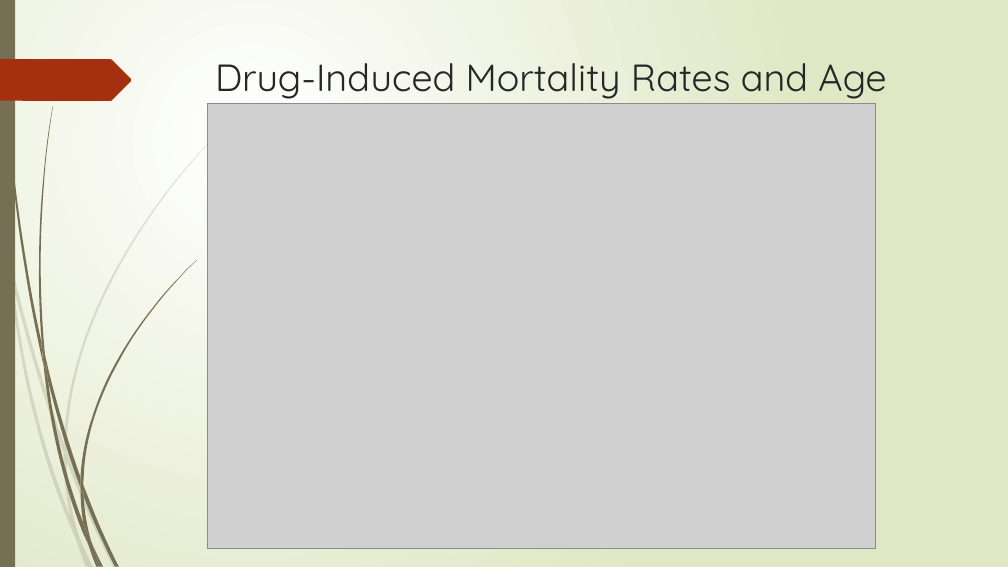
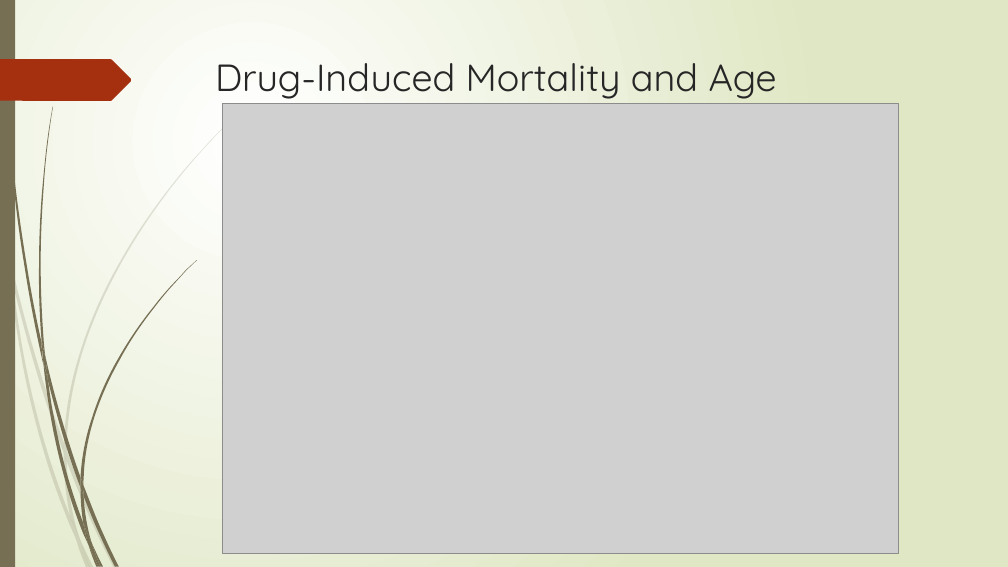
Before and after one commit to yayunl/DataViz-Project1, a slide deck: slide 6 of Drug Mortality and Socio-Economic conditions in Connecticut.pptx (slide 9 before the commit). Drawn at 1008x567 pixels with LibreOffice and Linux fonts; fonts in the diff are those of the drawing; grey boxes stand for pictures. Boxes give left, top, right and bottom in pixels: in the first picture for what was removed or moved away, otherwise in the second. Text is boxed around its words. In the diff, an @@ line names an element or a change of style, - is before the commit and + after.

```diff
--- a/Drug Mortality and Socio-Economic conditions in Connecticut.pptx
+++ b/Drug Mortality and Socio-Economic conditions in Connecticut.pptx
@@ title at bbox=[215, 63, 777, 99]: text changed @@
-Drug-Induced Mortality Rates and Age
+Drug-Induced Mortality and Age
@@ picture: place and size @@
-picture at bbox=[207, 103, 876, 548]
+picture at bbox=[222, 103, 898, 554]
```
Also in this commit, not shown: 3 other slides changed, 4 slides added, 3 slides removed, 2 other files.
